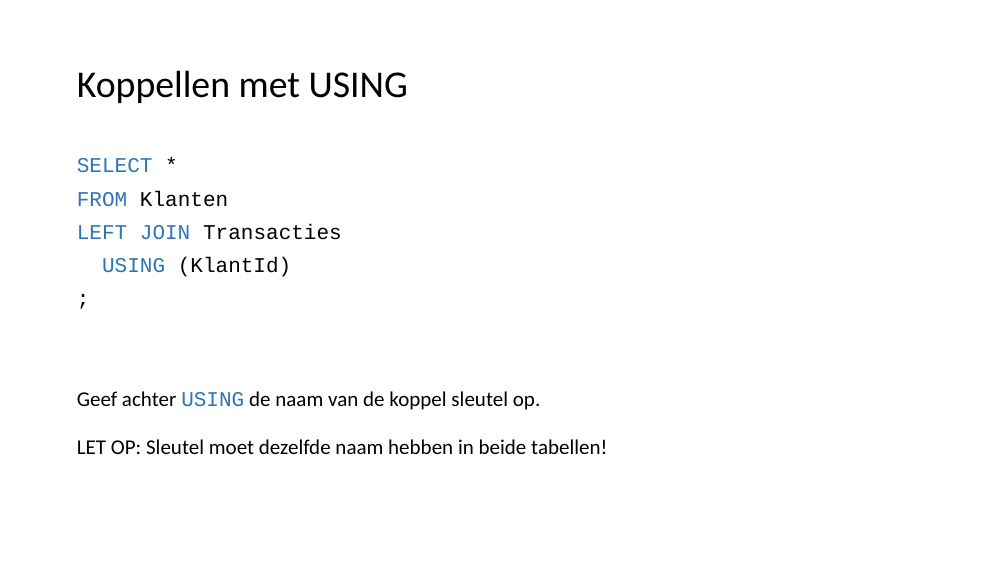
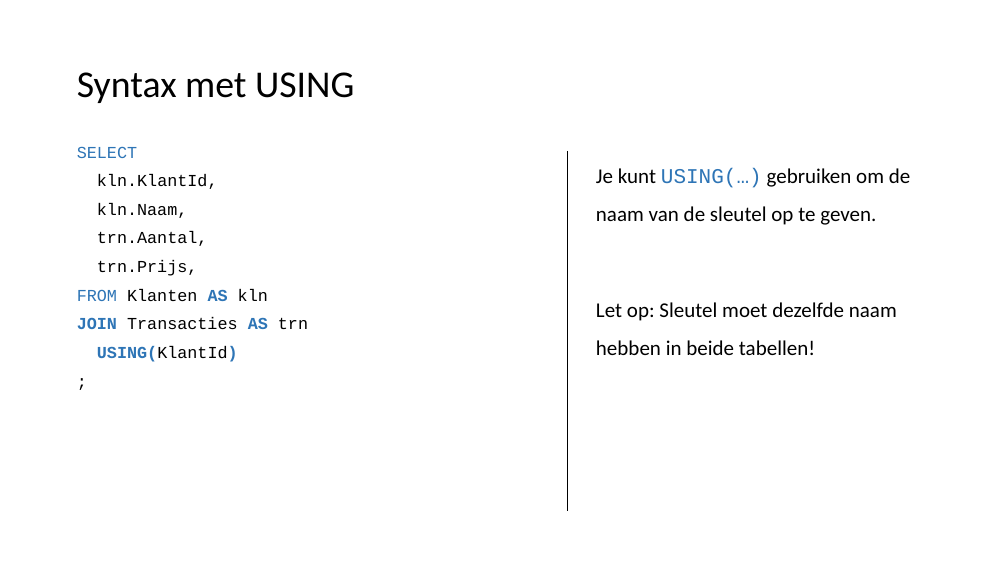
Before and after one commit to LFKoning/knowledge-sharing, a slide deck: slide 42 of sql_course_2p/1_basics/1_basics.pptx (slide 49 before the commit). Drawn at 1008x567 pixels with LibreOffice and Linux fonts; fonts in the diff are those of the drawing. Boxes give left, top, right and bottom in pixels: in the first picture for what was removed or moved away, otherwise in the second. Text is boxed around its words. In the diff, an @@ line names an element or a change of style, - is before the commit and + after.

```diff
--- a/sql_course_2p/1_basics/1_basics.pptx
+++ b/sql_course_2p/1_basics/1_basics.pptx
@@ title at [77,72,354,103]: text changed @@
-Koppellen met USING
+Syntax met USING
@@ text "SELECT": place and size @@
-text "SELECT" at [77,158,342,277]
+text "SELECT" at [77,146,308,362]
@@ text "SELECT" at [77,146,308,362]: size 20 to 16 pt in ";" @@
@@ text at [77,146,308,362]: text changed; size 20 to 16 pt @@
-SELECT *
-FROM Klanten
-LEFT JOIN Transacties
-USING (KlantId)
+SELECT
+kln.KlantId,
+kln.Naam,
+trn.Aantal,
+trn.Prijs,
+FROM Klanten AS kln
+JOIN Transacties AS trn
+USING(KlantId)
@@ line added from (568, 151) to (568, 511), #000000 1.5 pt @@
@@ text at [596,168,910,355]: text changed @@
-Geef achter USING de naam van de koppel sleutel op.
-LET OP: Sleutel moet dezelfde naam hebben in beide tabellen!
+Je kunt USING(…) gebruiken om de naam van de sleutel op te geven.
+Let op: Sleutel moet dezelfde naam hebben in beide tabellen!
```
Also in this commit, not shown: 31 other slides changed, 3 slides added, 3 slides removed, 14 other files.
